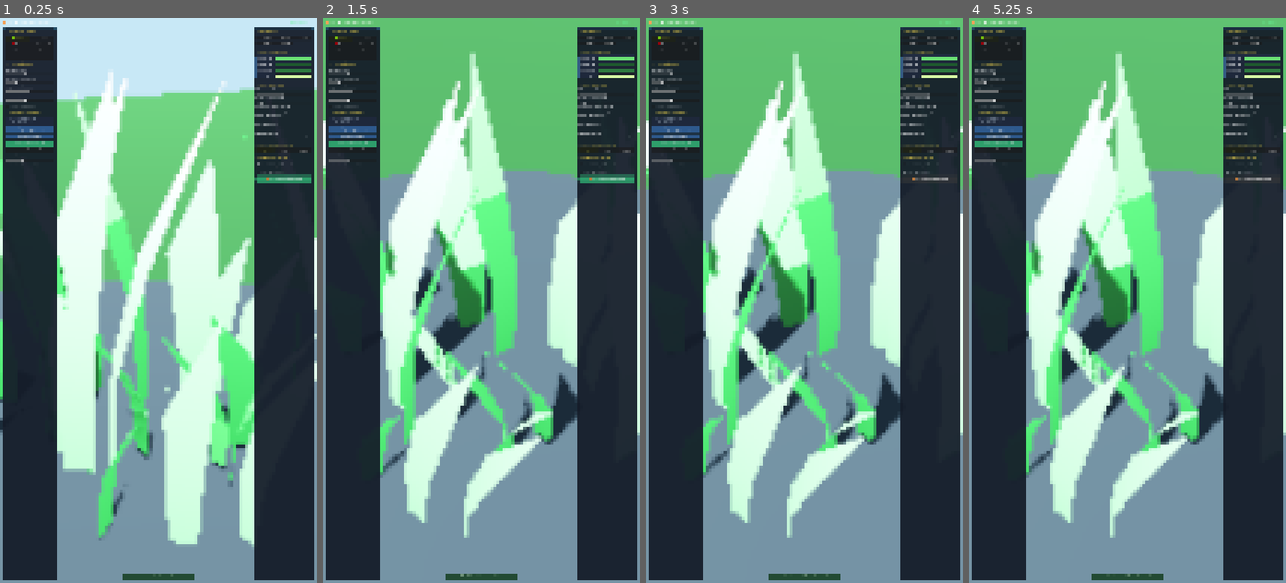
Above: before the commit, frames 1-4 (left to right).
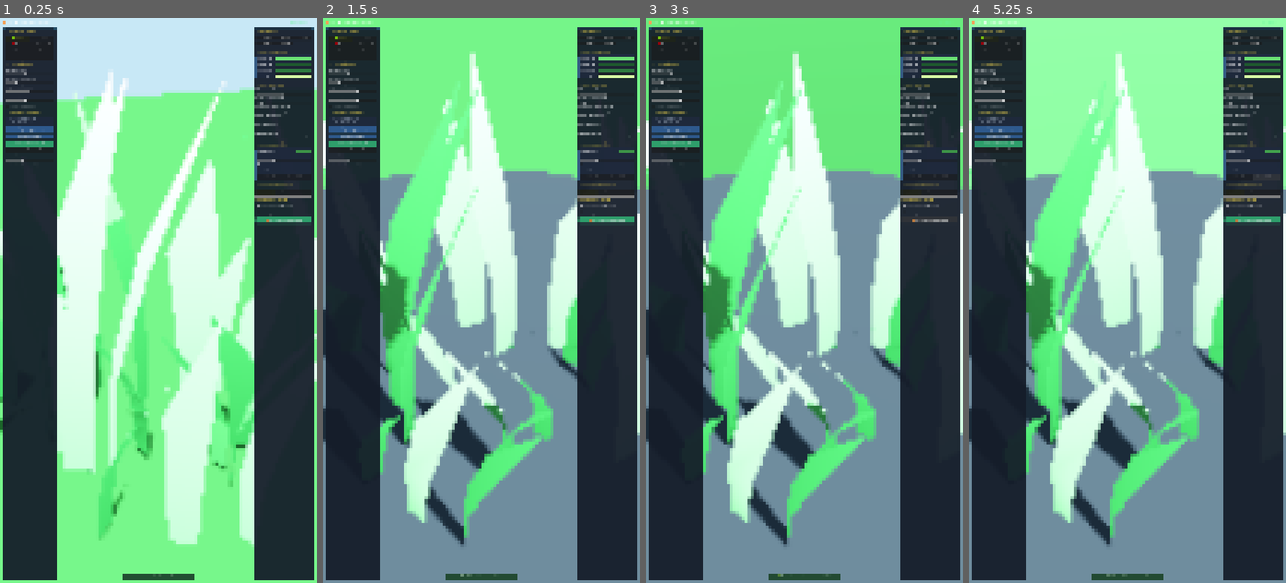
Above: after the commit, the same moments.

Repository: rogerbif/grass-cut-bot
Game: Godot game, scene res://scenes/tools/toon_shader_tester.tscn
Two runs of this game, one before a commit and one after it. Both use one fixed random seed, a clock stepped at 60 frames per second and the inputs below. This scene is started directly instead of the project's main scene.
Inputs (mouse positions are in pixels of both pictures, inside the frame that each line leads up to):
- Up to frame 1 (0.25 s): no input
- Up to frame 2 (1.5 s): click "🎮 Ângulo do Jogo (Canônico)" at 0.5 s; click (608, 164) at 1.25 s, where only the run after the commit has a clickable "Aplicar Solo no Pedestal"
- Up to frame 3 (3 s): click (931, 170) at 2 s, where only the run after the commit has a clickable "Difusão Toon no Solo"; click "📋 Copiar Parâmetros do Shader" at 2.75 s
- Up to frame 4 (5.25 s): click (1238, 176) at 3.5 s, where only the run after the commit has a clickable "Solo Escuro (Atual)"; click (1238, 176) at 4.25 s, where only the run after the commit has a clickable "Solo Escuro (Atual)"; click (1266, 176) at 5 s, where only the run after the commit has a clickable "Solo Claro & Vibrante"

The runs differ from the first frame. In frame 1, 30% of the frame differs, in the area x 0-100%, y 12-100%; in frame 2, 35%, in the area x 0-100%, y 0-94%; in frame 3, 35%; in frame 4, 35%.

Commit message:
feat(tools): adiciona controles em tempo real do solo da ilha no estúdio toon shader

Diff:
--- a/scenes/tools/toon_shader_tester.tscn
+++ b/scenes/tools/toon_shader_tester.tscn
@@ -624,11 +624,88 @@
 [node name="HSep5" type="HSeparator" parent="CanvasLayer/Control/RightPanel/ScrollRight/VBoxRight"]
 layout_mode = 2
 
+[node name="SecGround" type="Label" parent="CanvasLayer/Control/RightPanel/ScrollRight/VBoxRight"]
+layout_mode = 2
+theme_override_colors/font_color = Color(0.9, 0.8, 0.3, 1)
+theme_override_font_sizes/font_size = 14
+text = "🌾 6. SOLO DA ILHA (CHÃO)"
+
+[node name="CardGround" type="PanelContainer" parent="CanvasLayer/Control/RightPanel/ScrollRight/VBoxRight"]
+layout_mode = 2
+theme_override_styles/panel = SubResource("StyleBoxFlat_card")
+
+[node name="VBoxGround" type="VBoxContainer" parent="CanvasLayer/Control/RightPanel/ScrollRight/VBoxRight/CardGround"]
+layout_mode = 2
+theme_override_constants/separation = 6
+
+[node name="HBoxGroundColor" type="HBoxContainer" parent="CanvasLayer/Control/RightPanel/ScrollRight/VBoxRight/CardGround/VBoxGround"]
+layout_mode = 2
+
+[node name="LblGroundColor" type="Label" parent="CanvasLayer/Control/RightPanel/ScrollRight/VBoxRight/CardGround/VBoxGround/HBoxGroundColor"]
+layout_mode = 2
+size_flags_horizontal = 3
+theme_override_font_sizes/font_size = 12
+text = "Cor Base do Solo:"
+
+[node name="PickerColorGround" type="ColorPickerButton" parent="CanvasLayer/Control/RightPanel/ScrollRight/VBoxRight/CardGround/VBoxGround/HBoxGroundColor"]
+unique_name_in_owner = true
+custom_minimum_size = Vector2(90, 28)
+layout_mode = 2
+color = Color(0.24, 0.58, 0.28, 1)
+
+[node name="LblGroundBrightness" type="Label" parent="CanvasLayer/Control/RightPanel/ScrollRight/VBoxRight/CardGround/VBoxGround"]
+unique_name_in_owner = true
+layout_mode = 2
+theme_override_font_sizes/font_size = 12
+text = "Brilho do Solo: 1.00"
+
+[node name="SliderGroundBrightness" type="HSlider" parent="CanvasLayer/Control/RightPanel/ScrollRight/VBoxRight/CardGround/VBoxGround"]
+unique_name_in_owner = true
+layout_mode = 2
+min_value = 0.3
+max_value = 2.5
+step = 0.05
+value = 1.0
+
+[node name="CheckGroundPedestal" type="CheckBox" parent="CanvasLayer/Control/RightPanel/ScrollRight/VBoxRight/CardGround/VBoxGround"]
+unique_name_in_owner = true
+layout_mode = 2
+button_pressed = true
+text = "Aplicar Solo no Pedestal"
+
+[node name="CheckGroundToon" type="CheckBox" parent="CanvasLayer/Control/RightPanel/ScrollRight/VBoxRight/CardGround/VBoxGround"]
+unique_name_in_owner = true
+layout_mode = 2
+button_pressed = true
+text = "Difusão Toon no Solo"
+
+[node name="HBoxGroundPresets" type="HBoxContainer" parent="CanvasLayer/Control/RightPanel/ScrollRight/VBoxRight/CardGround/VBoxGround"]
+layout_mode = 2
+
+[node name="BtnGroundPresetDark" type="Button" parent="CanvasLayer/Control/RightPanel/ScrollRight/VBoxRight/CardGround/VBoxGround/HBoxGroundPresets"]
+unique_name_in_owner = true
+custom_minimum_size = Vector2(0, 28)
+layout_mode = 2
+size_flags_horizontal = 3
+theme_override_font_sizes/font_size = 11
+text = "Solo Escuro (Atual)"
+
+[node name="BtnGroundPresetLight" type="Button" parent="CanvasLayer/Control/RightPanel/ScrollRight/VBoxRight/CardGround/VBoxGround/HBoxGroundPresets"]
+unique_name_in_owner = true
+custom_minimum_size = Vector2(0, 28)
+layout_mode = 2
+size_flags_horizontal = 3
+theme_override_font_sizes/font_size = 11
+text = "Solo Claro & Vibrante"
+
+[node name="HSep6" type="HSeparator" parent="CanvasLayer/Control/RightPanel/ScrollRight/VBoxRight"]
+layout_mode = 2
+
 [node name="SecOutline" type="Label" parent="CanvasLayer/Control/RightPanel/ScrollRight/VBoxRight"]
 layout_mode = 2
 theme_override_colors/font_color = Color(0.9, 0.8, 0.3, 1)
 theme_override_font_sizes/font_size = 14
-text = "✏️ 6. CONTORNO (INVERTED HULL)"
+text = "✏️ 7. CONTORNO (INVERTED HULL)"
 
 [node name="HBoxOutline" type="HBoxContainer" parent="CanvasLayer/Control/RightPanel/ScrollRight/VBoxRight"]
 layout_mode = 2
@@ -654,14 +731,14 @@
 size_flags_horizontal = 3
 text = "Médio"
 
-[node name="HSep6" type="HSeparator" parent="CanvasLayer/Control/RightPanel/ScrollRight/VBoxRight"]
+[node name="HSep7" type="HSeparator" parent="CanvasLayer/Control/RightPanel/ScrollRight/VBoxRight"]
 layout_mode = 2
 
 [node name="SecExtras" type="Label" parent="CanvasLayer/Control/RightPanel/ScrollRight/VBoxRight"]
 layout_mode = 2
 theme_override_colors/font_color = Color(0.9, 0.8, 0.3, 1)
 theme_override_font_sizes/font_size = 14
-text = "⚙️ 7. EXTRAS & EXPORTAÇÃO"
+text = "⚙️ 8. EXTRAS & EXPORTAÇÃO"
 
 [node name="CheckRim" type="CheckBox" parent="CanvasLayer/Control/RightPanel/ScrollRight/VBoxRight"]
 unique_name_in_owner = true
--- a/scripts/tools/toon_shader_tester.gd
+++ b/scripts/tools/toon_shader_tester.gd
@@ -39,6 +39,7 @@
 @onready var turntable: Node3D = $Turntable
 @onready var model_mount: Node3D = $Turntable/ModelMount
 @onready var pedestal: MeshInstance3D = $Pedestal
+@onready var ground_mesh: MeshInstance3D = $GroundMesh
 
 # UI - TopBar e Toast
 @onready var top_bar: HBoxContainer = $CanvasLayer/Control/TopBar
@@ -90,7 +91,7 @@
 @onready var btn_preset_rock: Button = %BtnPresetRock
 @onready var btn_preset_minions: Button = %BtnPresetMinions
 
-# UI - Painel Direito: Pickers de Cor
+# UI - Painel Direito: Pickers de Cor da Vegetação
 @onready var picker_color_light: ColorPickerButton = %PickerColorLight
 @onready var picker_color_base: ColorPickerButton = %PickerColorBase
 @onready var picker_color_shadow: ColorPickerButton = %PickerColorShadow
@@ -114,6 +115,15 @@
 
 @onready var slider_roughness: HSlider = %SliderRoughness
 @onready var lbl_roughness: Label = %LblRoughness
+
+# UI - Painel Direito: Solo da Ilha (Chão)
+@onready var picker_color_ground: ColorPickerButton = %PickerColorGround
+@onready var slider_ground_brightness: HSlider = %SliderGroundBrightness
+@onready var lbl_ground_brightness: Label = %LblGroundBrightness
+@onready var check_ground_pedestal: CheckBox = %CheckGroundPedestal
+@onready var check_ground_toon: CheckBox = %CheckGroundToon
+@onready var btn_ground_preset_dark: Button = %BtnGroundPresetDark
+@onready var btn_ground_preset_light: Button = %BtnGroundPresetLight
 
 # UI - Painel Direito: Outlines e Toggles
 @onready var btn_out_none: Button = %BtnOutNone
@@ -132,6 +142,13 @@
 var is_rotating_sun: bool = false
 var _active_material: ShaderMaterial = null
 
+# Estado do Solo
+var ground_base_color: Color = Color(0.24, 0.58, 0.28, 1.0)
+var ground_brightness: float = 1.0
+var apply_ground_to_pedestal: bool = true
+var use_ground_toon: bool = true
+var _ground_material: StandardMaterial3D = null
+
 # Cache de Malhas do Modelo Ativo
 var active_mesh_instances: Array[MeshInstance3D] = []
 var blade_spinner_nodes: Array[Node3D] = []
@@ -153,11 +170,13 @@
 func _ready() -> void:
 	_setup_desktop_window()
 	_init_active_material()
+	_init_ground_material()
 	_setup_signals()
 	_apply_preset("grass")
 	_load_model(current_model)
 	_sync_ui_from_material()
 	_sync_lighting_ui()
+	_sync_ground_ui()
 	_update_model_materials()
 	_update_ui_state()
 
@@ -182,38 +201,61 @@
 	_active_material = ShaderMaterial.new()
 	_active_material.shader = GRADIENT_SHADER
 
+func _init_ground_material() -> void:
+	_ground_material = StandardMaterial3D.new()
+	_ground_material.resource_name = "Mat_TesterGround"
+	_ground_material.roughness = 0.92
+	_ground_material.specular_mode = BaseMaterial3D.SPECULAR_DISABLED
+	_ground_material.diffuse_mode = BaseMaterial3D.DIFFUSE_TOON
+	_update_ground_material()
+
+func _update_ground_material() -> void:
+	if _ground_material == null:
+		return
+	var final_color: Color = Color(
+		ground_base_color.r * ground_brightness,
+		ground_base_color.g * ground_brightness,
+		ground_base_color.b * ground_brightness,
+		1.0
+	)
+	_ground_material.albedo_color = final_color
+	_ground_material.diffuse_mode = BaseMaterial3D.DIFFUSE_TOON if use_ground_toon else BaseMaterial3D.DIFFUSE_BURLEY
+
+	if ground_mesh != null:
+		ground_mesh.material_override = _ground_material
+
+	if pedestal != null:
+		if apply_ground_to_pedestal:
+			pedestal.material_override = _ground_material
+		else:
+			pedestal.material_override = null
+
 func _process(delta: float) -> void:
 	var fps: float = Engine.get_frames_per_second()
 	var frame_ms: float = 1000.0 / maxf(fps, 1.0)
 	lbl_fps.text = "FPS: %d (%.1f ms)" % [int(fps), frame_ms]
 
-	# Rotação da lâmina do robô
 	for spinner: Node3D in blade_spinner_nodes:
 		if is_instance_valid(spinner):
 			spinner.rotate_y(deg_to_rad(720.0 * delta))
 
-	# Turntable 360°
 	if is_turntable_active and turntable != null:
 		turntable.rotate_y(deg_to_rad(24.0 * delta))
 
-	# Rotação contínua do Sol
 	if is_rotating_sun and sun_light != null:
 		sun_yaw = wrapf(sun_yaw + 24.0 * delta, -180.0, 180.0)
 		_apply_sun_rotation()
 		if slider_sun_yaw != null:
 			slider_sun_yaw.value = sun_yaw
 
-	# Atualiza rótulo de câmera/sol
 	_update_cam_info_label()
 
-	# Timer do Toast
 	if _toast_timer > 0.0:
 		_toast_timer -= delta
 		if _toast_timer <= 0.0 and toast_label != null:
 			toast_label.visible = false
 
 func _is_mouse_in_central_area(pos: Vector2) -> bool:
-	# O mouse só orbita se estiver no vão central livre (entre os dois painéis)
 	if top_bar != null and pos.y <= 60.0:
 		return false
 	if left_panel != null and pos.x <= left_panel.global_position.x + left_panel.size.x + 8.0:
@@ -326,14 +368,14 @@
 		is_turntable_active = t
 	)
 
-	# Presets (Painel Direito)
+	# Presets de Vegetação (Painel Direito)
 	btn_preset_grass.pressed.connect(func() -> void: _apply_preset("grass"))
 	btn_preset_wheat.pressed.connect(func() -> void: _apply_preset("wheat"))
 	btn_preset_rose.pressed.connect(func() -> void: _apply_preset("rose"))
 	btn_preset_rock.pressed.connect(func() -> void: _apply_preset("rock"))
 	btn_preset_minions.pressed.connect(func() -> void: _apply_preset("minions"))
 
-	# Cores (Painel Direito)
+	# Cores da Vegetação (Painel Direito)
 	picker_color_light.color_changed.connect(func(c: Color) -> void:
 		_active_material.set_shader_parameter("color_light", c)
 	)
@@ -347,7 +389,7 @@
 		_active_material.set_shader_parameter("rim_color", c)
 	)
 
-	# Sliders de Gradiente (Painel Direito)
+	# Sliders de Gradiente da Vegetação
 	slider_ramp_offset.value_changed.connect(func(v: float) -> void:
 		_active_material.set_shader_parameter("toon_ramp_offset", v)
 		lbl_ramp_offset.text = "Offset do Corte: %.2f" % v
@@ -373,7 +415,40 @@
 		lbl_roughness.text = "Rugosidade Fosca: %.2f" % v
 	)
 
-	# Toggles (Painel Direito)
+	# Solo da Ilha (Painel Direito)
+	picker_color_ground.color_changed.connect(func(c: Color) -> void:
+		ground_base_color = c
+		_update_ground_material()
+	)
+	slider_ground_brightness.value_changed.connect(func(v: float) -> void:
+		ground_brightness = v
+		lbl_ground_brightness.text = "Brilho do Solo: %.2f" % v
+		_update_ground_material()
+	)
+	check_ground_pedestal.toggled.connect(func(t: bool) -> void:
+		apply_ground_to_pedestal = t
+		_update_ground_material()
+	)
+	check_ground_toon.toggled.connect(func(t: bool) -> void:
+		use_ground_toon = t
+		_update_ground_material()
+	)
+	btn_ground_preset_dark.pressed.connect(func() -> void:
+		ground_base_color = Color(0.18, 0.40, 0.22, 1.0)
+		ground_brightness = 0.90
+		_sync_ground_ui()
+		_update_ground_material()
+		_show_toast("Solo Escuro (Atual do Jogo) Aplicado!")
+	)
+	btn_ground_preset_light.pressed.connect(func() -> void:
+		ground_base_color = Color(0.26, 0.64, 0.30, 1.0)
+		ground_brightness = 1.25
+		_sync_ground_ui()
+		_update_ground_material()
+		_show_toast("Solo Claro & Vibrante Aplicado!")
+	)
+
+	# Toggles
 	check_rim.toggled.connect(func(t: bool) -> void:
 		_active_material.set_shader_parameter("use_rim", t)
 	)
@@ -381,21 +456,20 @@
 		_active_material.set_shader_parameter("use_specular", t)
 	)
 
-	# Outlines (Painel Direito)
+	# Outlines
 	btn_out_none.pressed.connect(func() -> void: _set_outline_mode(OutlineMode.NONE))
 	btn_out_thin.pressed.connect(func() -> void: _set_outline_mode(OutlineMode.THIN))
 	btn_out_med.pressed.connect(func() -> void: _set_outline_mode(OutlineMode.MEDIUM))
 
-	# Copiar Parâmetros do Shader (Painel Direito)
+	# Copiar Parâmetros do Shader
 	btn_copy_params.pressed.connect(_on_btn_copy_pressed)
 
 func _align_camera_to_game() -> void:
-	# Ângulo canônico do Grass Cut Bot: pitch de -40.3°, yaw de 0°, sol em -45° pitch / -35° yaw
 	cam_rot_x = -40.3
 	cam_rot_y = 0.0
 	cam_distance = 3.4
-	sun_pitch = -45.0
-	sun_yaw = -35.0
+	sun_pitch = -37.0
+	sun_yaw = 40.0
 	if turntable != null:
 		turntable.rotation_degrees = Vector3.ZERO
 	_update_camera_transform()
@@ -409,7 +483,6 @@
 	_show_toast("🎮 Ângulo Canônico do Jogo Aplicado!")
 
 func _align_sun_to_camera() -> void:
-	# Ajusta o sol para incidir diretamente do mesmo ponto de vista da câmera
 	sun_pitch = cam_rot_x
 	sun_yaw = cam_rot_y
 	_apply_sun_rotation()
@@ -473,6 +546,17 @@
 		lbl_ambient_energy.text = "Intensidade Luz Ambiente: %.2f" % amb
 
 	_update_cam_info_label()
+
+func _sync_ground_ui() -> void:
+	if picker_color_ground != null:
+		picker_color_ground.color = ground_base_color
+	if slider_ground_brightness != null:
+		slider_ground_brightness.value = ground_brightness
+		lbl_ground_brightness.text = "Brilho do Solo: %.2f" % ground_brightness
+	if check_ground_pedestal != null:
+		check_ground_pedestal.button_pressed = apply_ground_to_pedestal
+	if check_ground_toon != null:
+		check_ground_toon.button_pressed = use_ground_toon
 
 func _set_target_model(mod: TargetModel) -> void:
 	current_model = mod
@@ -711,7 +795,7 @@
 	var r_br: float = float(_active_material.get_shader_parameter("rim_brightness"))
 	var ro: float = float(_active_material.get_shader_parameter("roughness"))
 
-	var code_snippet: String = """# Parâmetros Toon Shader Gradiente
+	var code_snippet: String = """# Parâmetros Toon Shader Vegetação
 color_light = Color(%.2f, %.2f, %.2f)
 color_base = Color(%.2f, %.2f, %.2f)
 color_shadow = Color(%.2f, %.2f, %.2f)
@@ -722,16 +806,24 @@
 rim_power = %.2f
 rim_brightness = %.2f
 roughness = %.2f
+
+# Parâmetros Solo da Ilha
+ground_color = Color(%.2f, %.2f, %.2f)
+ground_brightness = %.2f
+ground_diffuse_toon = %s
 """ % [
 		cl.r, cl.g, cl.b,
 		cb.r, cb.g, cb.b,
 		cs.r, cs.g, cs.b,
 		cr.r, cr.g, cr.b,
-		r_off, r_sm, v_gr, r_pw, r_br, ro
+		r_off, r_sm, v_gr, r_pw, r_br, ro,
+		ground_base_color.r, ground_base_color.g, ground_base_color.b,
+		ground_brightness,
+		str(use_ground_toon)
 	]
 
 	DisplayServer.clipboard_set(code_snippet)
-	_show_toast("✅ Parâmetros do Shader Copiados!")
+	_show_toast("✅ Parâmetros da Grama e Solo Copiados!")
 
 func _show_toast(msg: String) -> void:
 	if toast_label == null:
